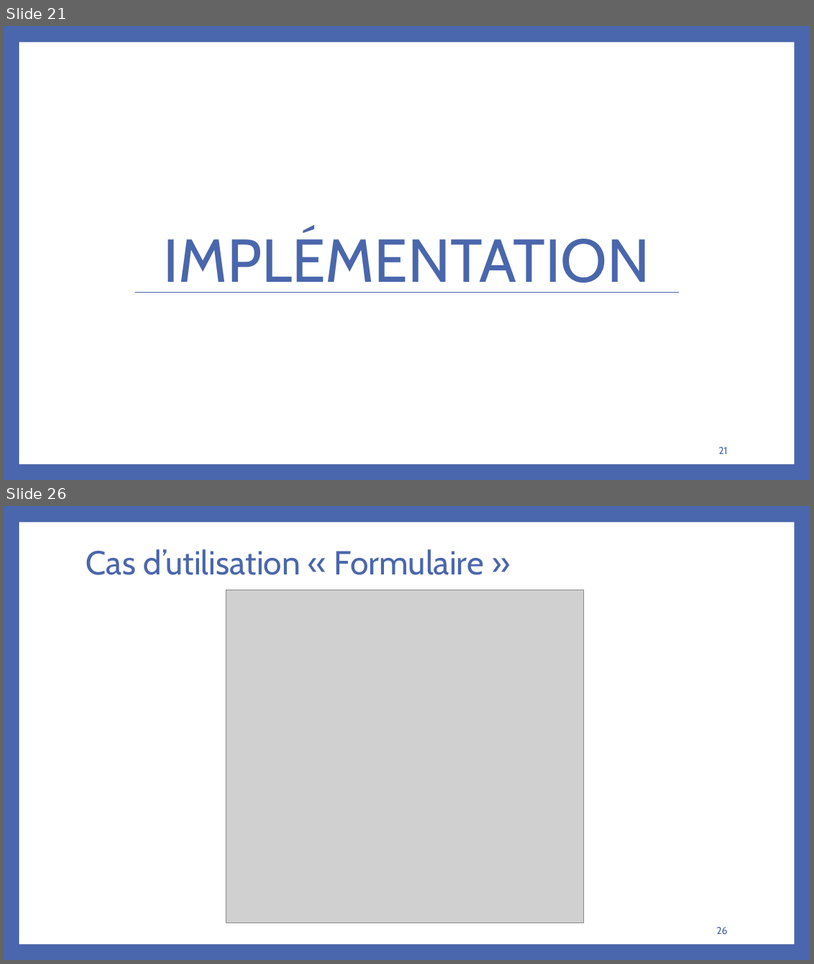
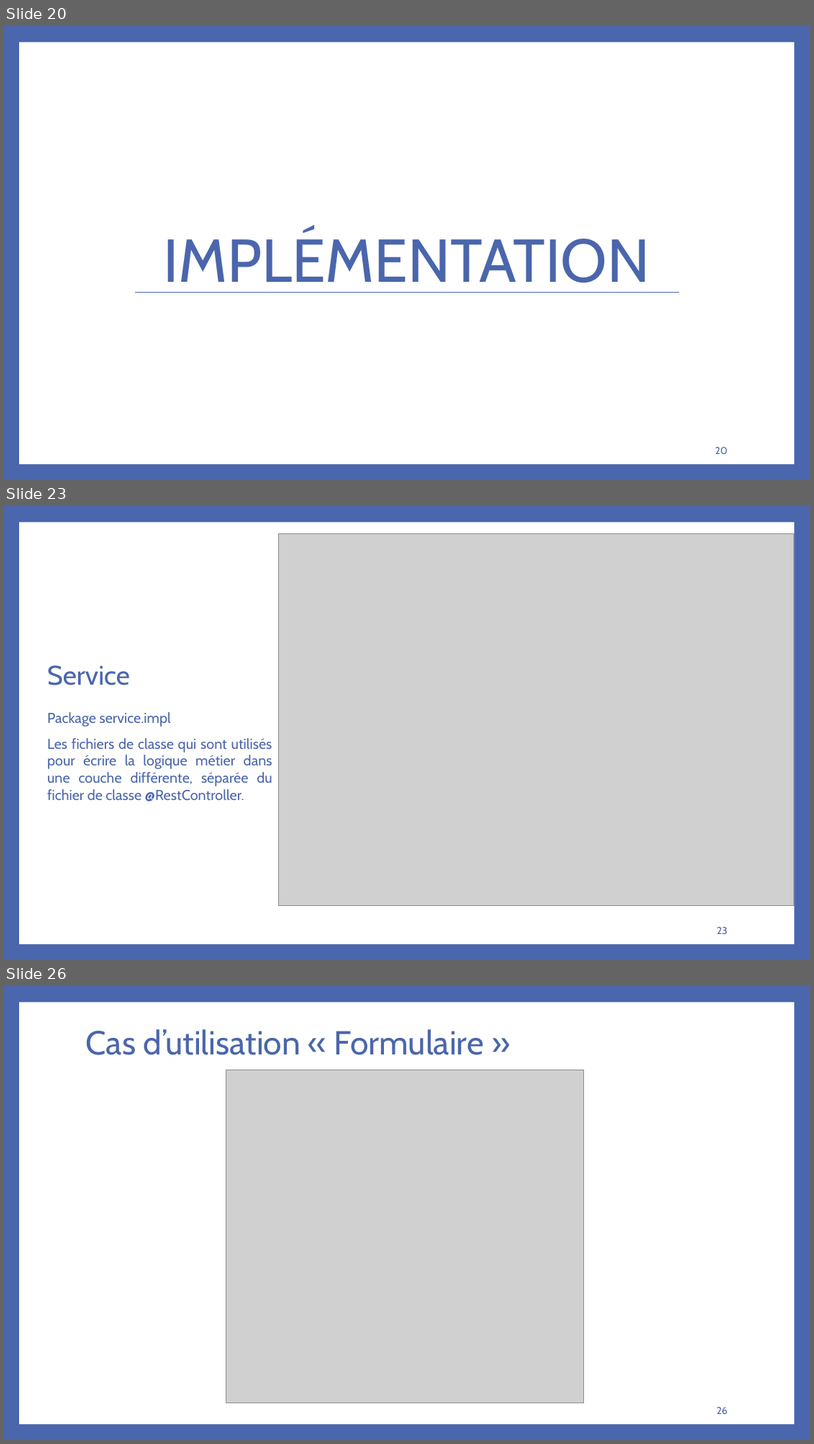
Before and after one commit to bakedpotato191/projet, a slide deck: rapport.PPTX. Shown one above the other, each under a label of ours: slides 21 and 26 before the commit, slides 20, 23 and 26 after it; the slides between them are not shown. The pictures are 814x964 and 814x1444 pixels, drawn with LibreOffice and Linux fonts; fonts in the diff are those of the drawing; grey boxes stand for pictures. Boxes give left, top, right and bottom in pixels: in the first picture for what was removed or moved away, otherwise in the second. Text is boxed around its words. In the diff, an @@ line names an element or a change of style, - is before the commit and + after.

```diff
--- a/rapport.PPTX
+++ b/rapport.PPTX
@@ slide 23 added at box(4, 506, 810, 960), background #4A66AC; not listed: 1 template element that a slide beside it also shows @@
@@ picture added at box(278, 534, 794, 906) @@
@@ title added at box(47, 665, 130, 685), 32 pt, text #4A66AC @@
+Service
@@ text added at box(47, 712, 273, 801), 17 pt, text #4A66AC @@
+Package service.impl
+Les fichiers de classe qui sont utilisés pour écrire la logique métier dans une couche différente, séparée du fichier de classe @RestController.
@@ page number added at box(717, 926, 728, 934), 12 pt, text #4A66AC @@
+23
@@ what was slide 21 is now slide 20 @@
@@ page number at box(715, 446, 728, 454): text changed @@
-21
+20
```
Also in this commit, not shown: 1 slide changed, 3 other slides added, 4 slides removed, 19 other files.
